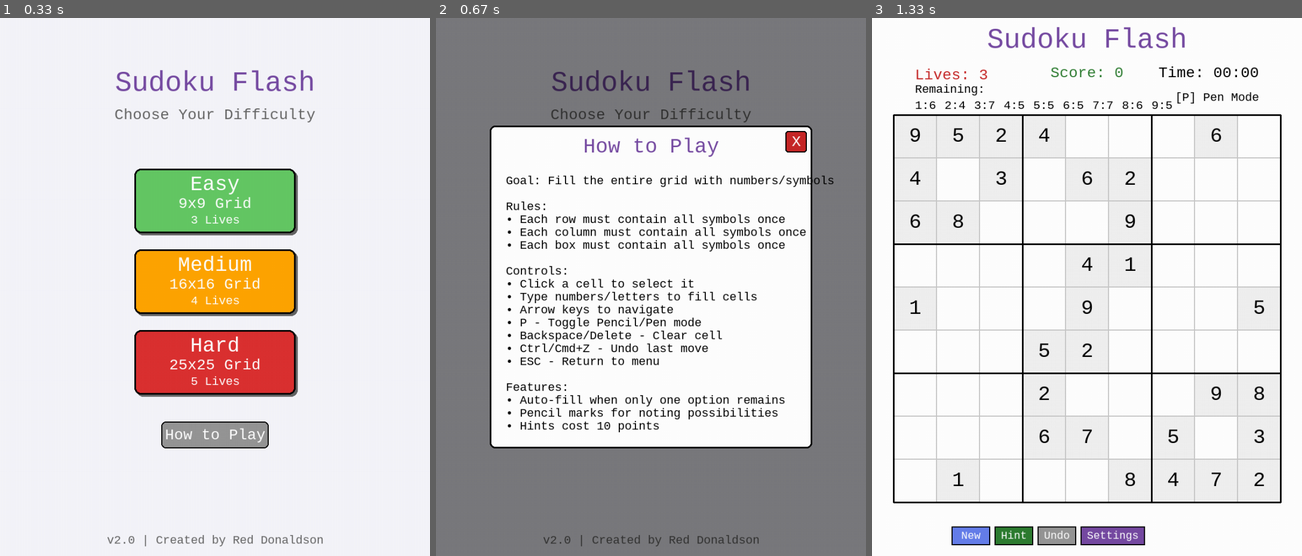
Above: before the commit, frames 1-3 (left to right).
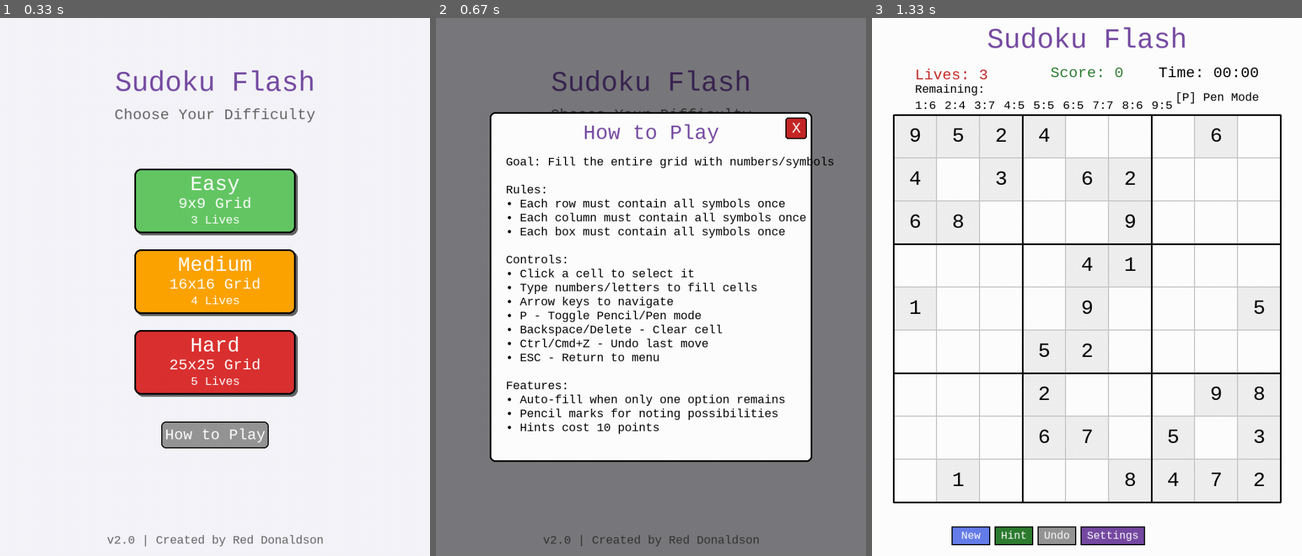
Above: after the commit, the same moments.

Repository: dbdonaldson50/PyGame-Sudoku-Flood
Game: pygame game, started from sudoku_flash.py
The game is run twice, just before and just after one commit, with the same random seed, the same clock (stepped at 60 frames per second) and the same inputs.
Inputs:
- Up to frame 1 (0.33 s): no input
- Up to frame 2 (0.67 s): click "How to Play" at 0.38 s
- Up to frame 3 (1.33 s): click "X" at 0.72 s; click "Easy" at 1.05 s

Frame 1 is identical in both runs. In frame 2, 12% of the frame differs, in the area x 12-93%, y 17-83%; in frame 3, nothing differs.

Commit message:
Fix instructions modal overflow: Account for text height in spacing calculations
Problem:
- Previous fix didn't account for actual text height (~25px for 22px font)
- Text ended at position 570 + 25 = 595px in 600px modal
- Only 5px clearance caused visible overflow

Solution:
- Increased modal height: 600px → 650px
- Reduced start position: 90px → 80px (more efficient use of space)
- Increased line spacing: 24px → 26px (better readability)
- Proper calculation: 80 + (20 lines × 26) + 25 text height = 625px
- Result: 25px clearance ✓

Verified: All instructions now fit comfortably within modal bounds

Diff:
--- a/src/sudoku_game.py
+++ b/src/sudoku_game.py
@@ -155,9 +155,9 @@
                                                       start_y + (button_height + button_spacing) * 3 + 20,
                                                       howto_width, howto_height)
 
-        # Instruction modal - increased height to fit all instructions
+        # Instruction modal - increased height to fit all instructions with proper spacing
         modal_width = 600
-        modal_height = 600  # Increased from 500 to fit all instruction text
+        modal_height = 650  # Increased to accommodate text height + spacing
         modal_x = (self.WINDOW_WIDTH - modal_width) // 2
         modal_y = (self.WINDOW_HEIGHT - modal_height) // 2
 
--- a/src/ui_renderer.py
+++ b/src/ui_renderer.py
@@ -129,13 +129,13 @@
         "• Hints cost 10 points",
     ]
 
-    y_offset = modal.top + 90
+    y_offset = modal.top + 80  # Reduced from 90 to give more space
     for line in instructions:
         if line:
             text_surface = game.small_font.render(line, True, BLACK)
             text_rect = text_surface.get_rect(left=modal.left + 30, top=y_offset)
             game.screen.blit(text_surface, text_rect)
-        y_offset += 24  # Slightly increased spacing for better readability
+        y_offset += 26  # Spacing to accommodate text height (~25px) + gap
 
     # Close button
     close_button = game.buttons['instructions_close']
